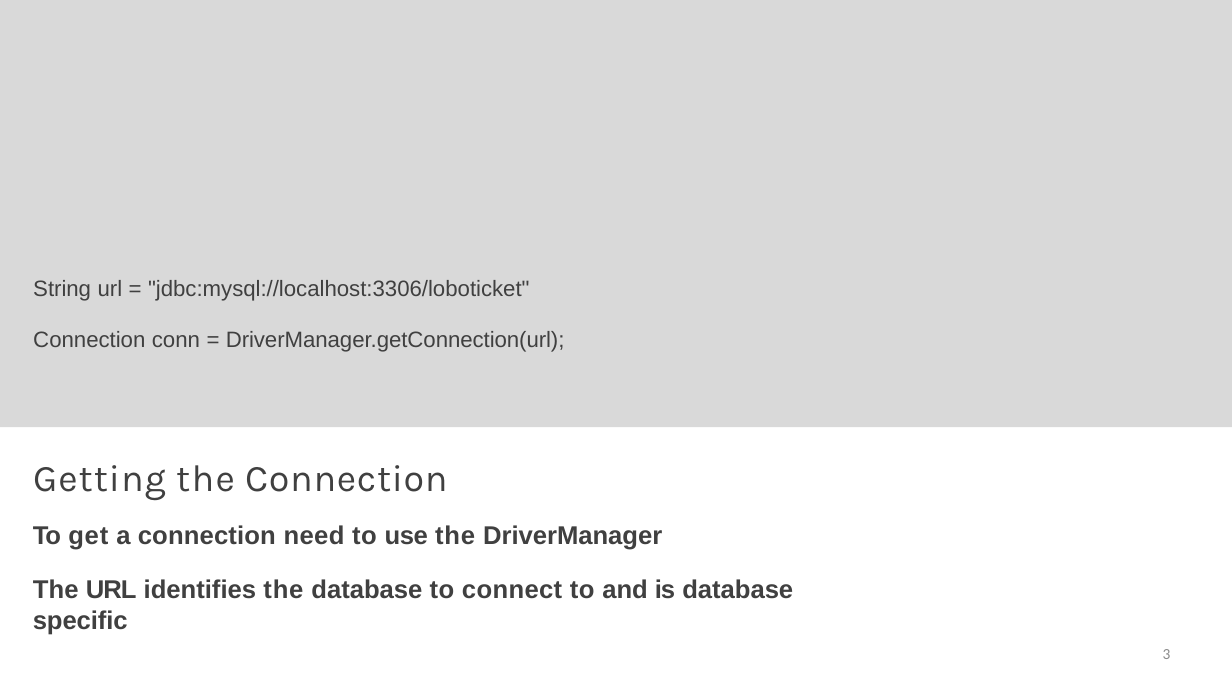
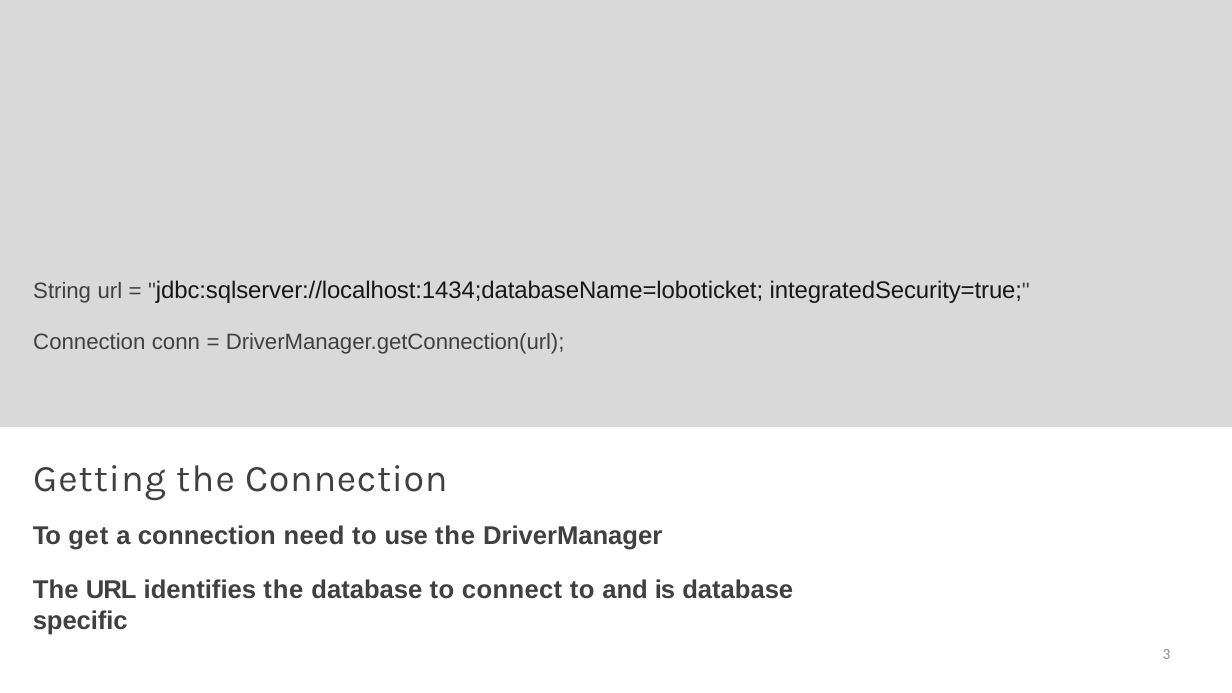
Before and after one commit to StevenJoseph19/Java, a slide deck: slide 3 of Day 6/Slides/4. Connecting to a Database/connecting-to-a-database-slides.pptx. Drawn at 1232x693 pixels with LibreOffice and Linux fonts; fonts in the diff are those of the drawing; background and template pictures are left out. Boxes give left, top, right and bottom in pixels: in the first picture for what was removed or moved away, otherwise in the second. Text is boxed around its words. In the diff, an @@ line names an element or a change of style, - is before the commit and + after.

```diff
--- a/Day 6/Slides/4. Connecting to a Database/connecting-to-a-database-slides.pptx
+++ b/Day 6/Slides/4. Connecting to a Database/connecting-to-a-database-slides.pptx
@@ text at (x1=33, y1=280, x2=1022, y2=303): text changed; size 26 to 28 pt; text colour #404040 to #171717 @@
-String url = "jdbc:mysql://localhost:3306/loboticket"
+String url = "jdbc:sqlserver://localhost:1434;databaseName=loboticket; integratedSecurity=true;"
```
Also in this commit, not shown: 7 other slides changed, 7 other files.
